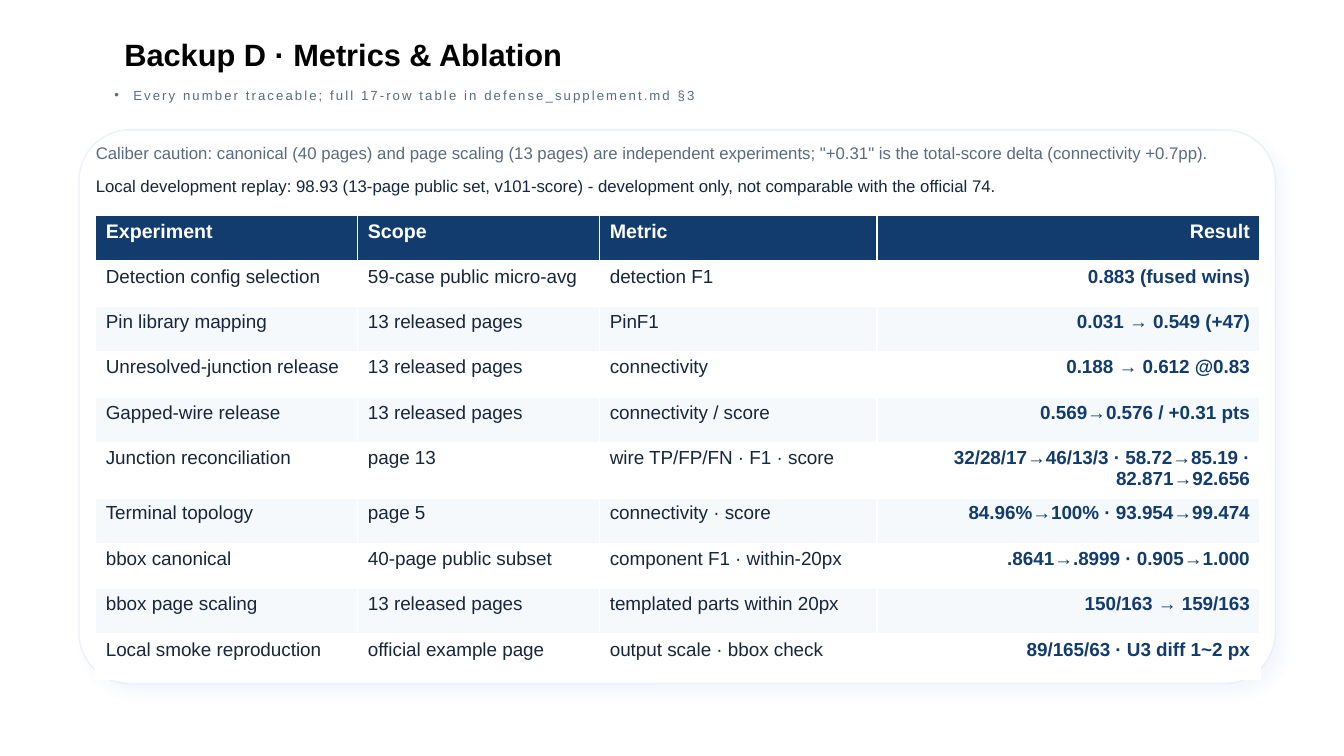
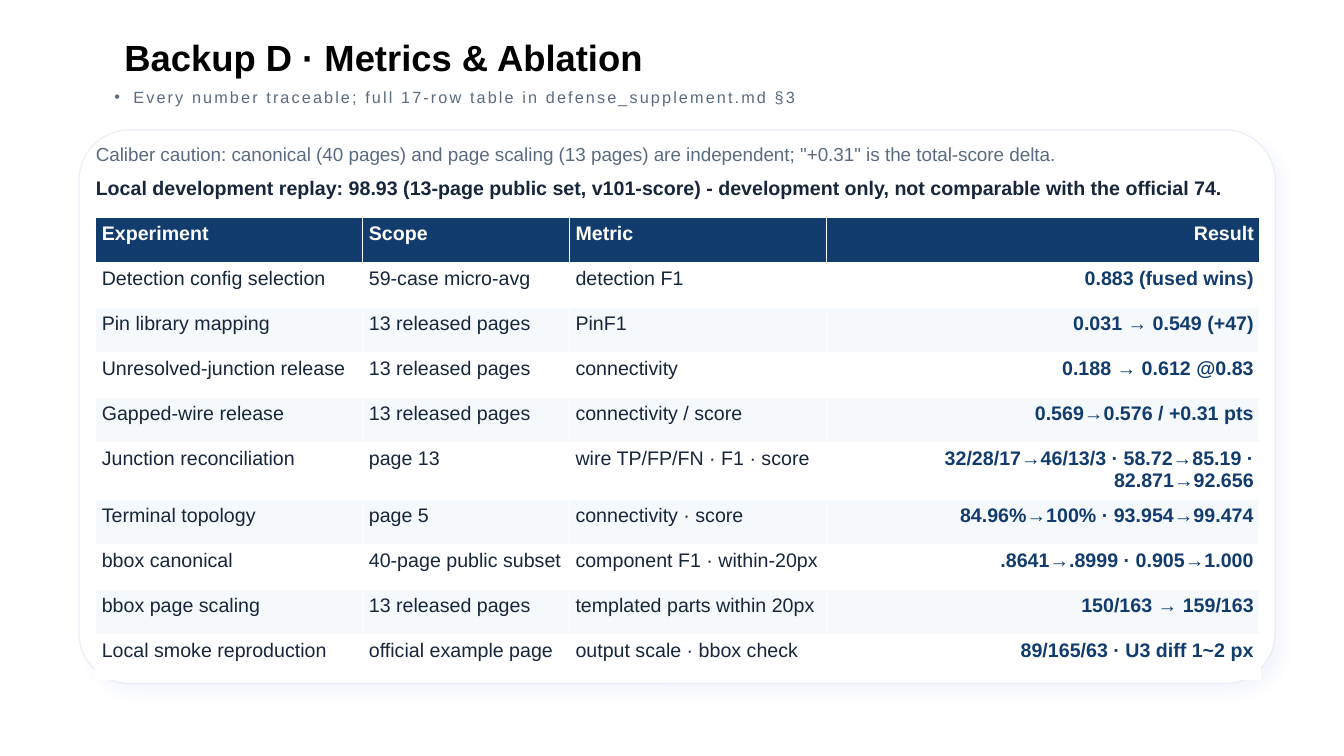
Before and after one commit to zc-cc1/pcb-schematic-parser, a slide deck: slide 16 of docs/eda_final_defense/slides/EDA精英挑战赛_决赛答辩_官方模板版.pptx. Drawn at 1344x756 pixels with LibreOffice and Linux fonts; fonts in the diff are those of the drawing; background and template pictures are left out. Boxes give left, top, right and bottom in pixels: in the first picture for what was removed or moved away, otherwise in the second. Text is boxed around its words. In the diff, an @@ line names an element or a change of style, - is before the commit and + after.

```diff
--- a/docs/eda_final_defense/slides/EDA精英挑战赛_决赛答辩_官方模板版.pptx
+++ b/docs/eda_final_defense/slides/EDA精英挑战赛_决赛答辩_官方模板版.pptx
@@ text "Backup D · Metrics & ..." at (124,44,642,79): size 22 to 26 pt @@
@@ text "Every number traceable; full 17-row ..." at (133,91,795,107): size 9.4 to 11.6 pt @@
@@ text at (96,147,1055,165): text changed; size 12 to 13.5 pt @@
-Caliber caution: canonical (40 pages) and page scaling (13 pages) are independent experiments; "+0.31" is the total-score delta (connectivity +0.7pp).
+Caliber caution: canonical (40 pages) and page scaling (13 pages) are independent; "+0.31" is the total-score delta.
@@ text "Local development replay: 98.93 (13-page ..." at (96,180,1221,199): size 12 to 14 pt, bold on @@
@@ table at (96,218,1260,667) @@
-row 2, column 2: 59-case public micro-avg
+row 2, column 2: 59-case micro-avg
@@ size 13.5 to 14 pt @@
```
Also in this commit, not shown: 14 other slides changed, 37 other files.
